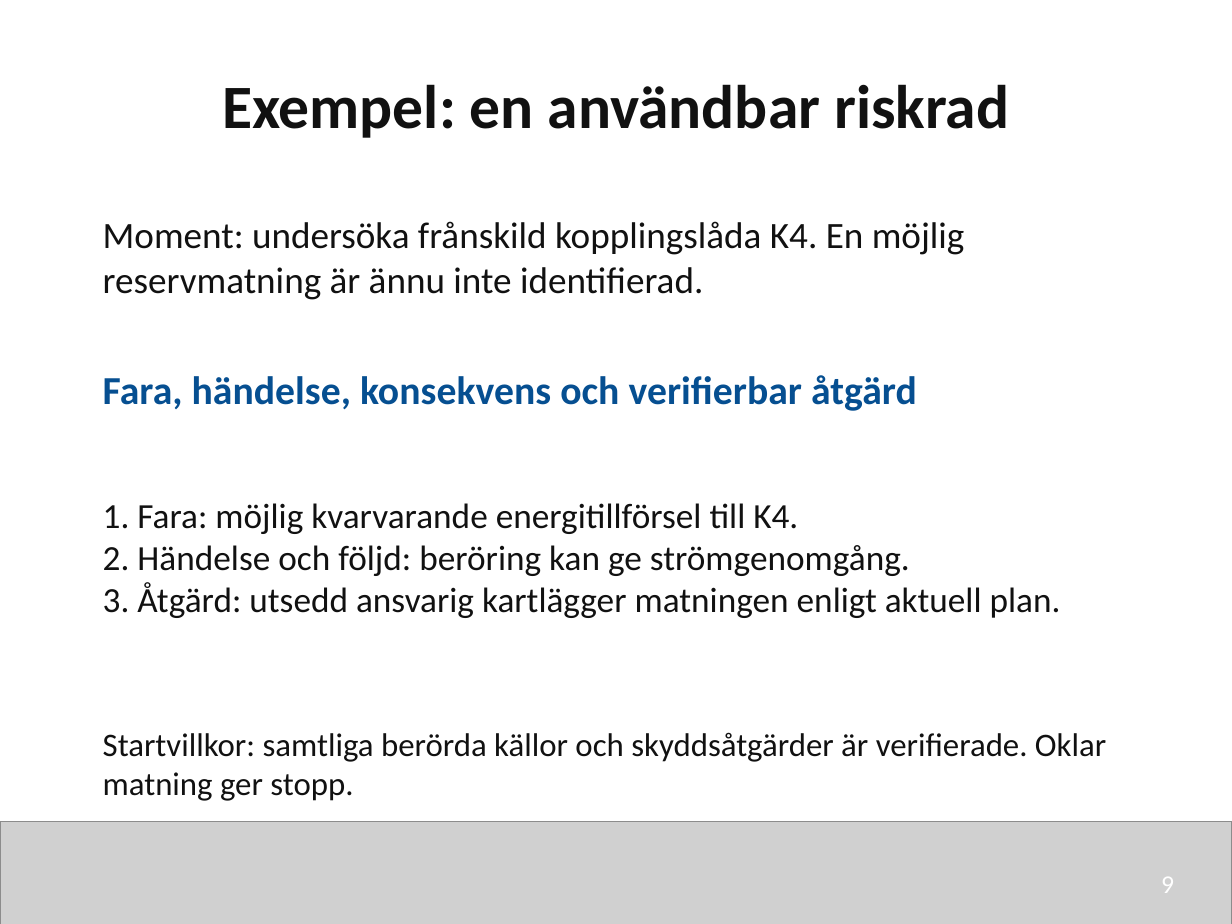
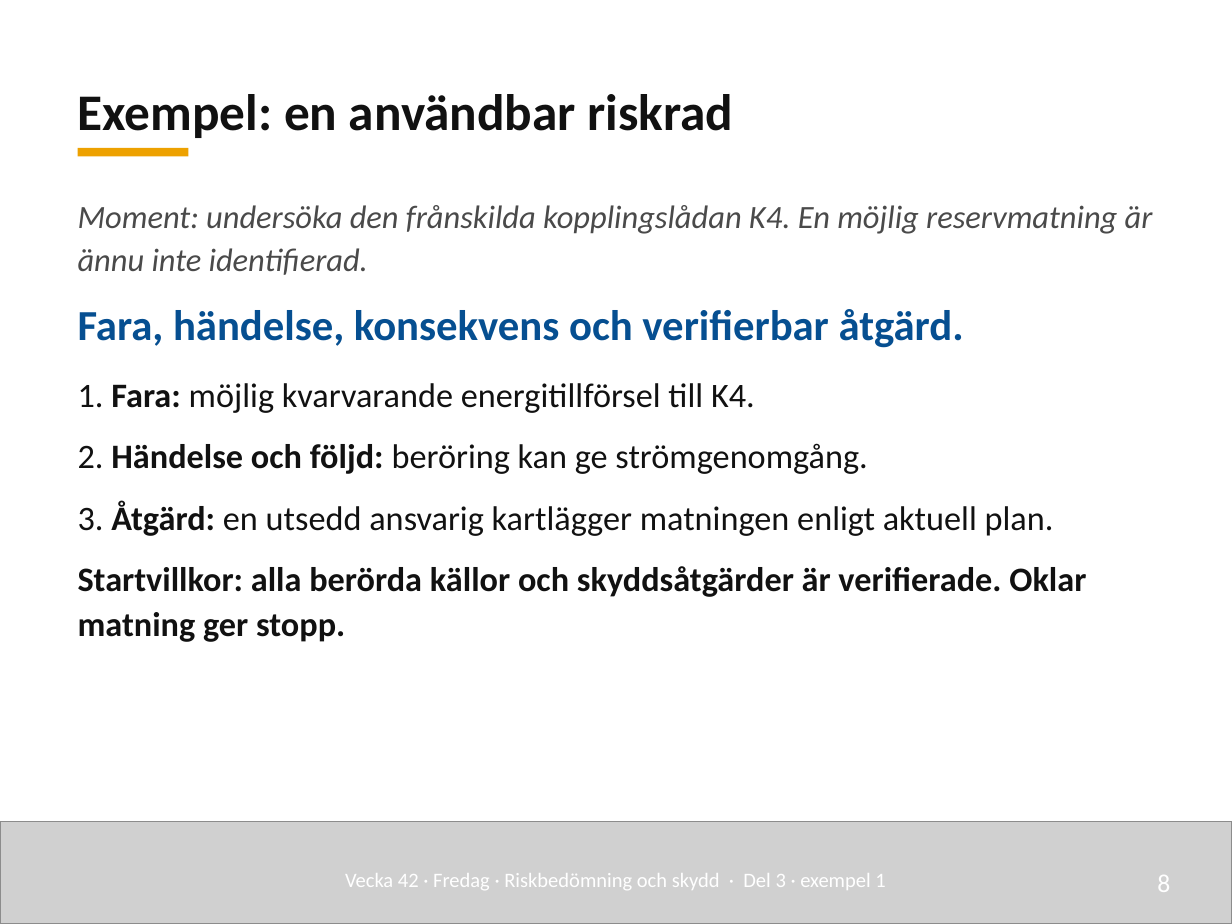
Before and after one commit to nj22az/nj22az.github.io, a slide deck: slide 8 of sjoskolan/vecka-42/aktuell/v42_03_Riskbedomning_och_skydd_elev.pptx (slide 9 before the commit). Drawn at 1232x924 pixels with LibreOffice and Linux fonts; fonts in the diff are those of the drawing; grey boxes stand for pictures. Boxes give left, top, right and bottom in pixels: in the first picture for what was removed or moved away, otherwise in the second. Text is boxed around its words. In the diff, an @@ line names an element or a change of style, - is before the commit and + after.

```diff
--- a/sjoskolan/vecka-42/aktuell/v42_03_Riskbedomning_och_skydd_elev.pptx
+++ b/sjoskolan/vecka-42/aktuell/v42_03_Riskbedomning_och_skydd_elev.pptx
@@ text "Exempel: en användbar riskrad": place and size @@
-text "Exempel: en användbar riskrad" at <box>222,84,1009,138</box>
+text "Exempel: en användbar riskrad" at <box>78,94,734,138</box>
@@ text "Exempel: en användbar riskrad" at <box>78,94,734,138</box>: size 36 to 30 pt; alignment centre to left; line spacing 1 to 1.08; vertical alignment top to bottom @@
@@ rectangle added at <box>78,148,188,156</box>, fill #EDA100 @@
@@ text "Moment: undersöka den frånskilda kopplingslådan ...": place and size @@
-text "Moment: undersöka den frånskilda kopplingslådan ..." at <box>103,503,1061,618</box>
+text "Moment: undersöka den frånskilda kopplingslådan ..." at <box>78,205,1153,642</box>
@@ text at <box>78,205,1153,348</box>: paragraphs added @@
+Moment: undersöka den frånskilda kopplingslådan K4. En möjlig reservmatning är ännu inte identifierad.
+Fara, händelse, konsekvens och verifierbar åtgärd.
@@ text removed at <box>103,221,965,300</box> @@
-Moment: undersöka frånskild kopplingslåda K4. En möjlig reservmatning är ännu inte identifierad.
@@ text at <box>78,383,867,474</box>: size 20.6 to 20 pt in "1. Fara: möjlig kvarvarande energitillförsel till K4.", "2. Händelse och följd: beröring kan ge ..."; bold on in "Fara:", "Händelse och följd:"; line spacing 1 to 1.08; more space between paragraphs @@
@@ text removed at <box>103,375,917,411</box> @@
-Fara, händelse, konsekvens och verifierbar åtgärd
@@ text at <box>78,502,1086,642</box>: text changed; size 20.6 to 20 pt; bold on @@
-3. Åtgärd: utsedd ansvarig kartlägger matningen enligt aktuell plan.
+3. Åtgärd: en utsedd ansvarig kartlägger matningen enligt aktuell plan.
+Startvillkor: alla berörda källor och skyddsåtgärder är verifierade. Oklar matning ger stopp.
@@ text removed at <box>103,732,1106,801</box> @@
-Startvillkor: samtliga berörda källor och skyddsåtgärder är verifierade. Oklar matning ger stopp.
@@ text added at <box>345,873,885,890</box>, 12 pt, text #FFFFFF @@
+Vecka 42 · Fredag · Riskbedömning och skydd · Del 3 · exempel 1
@@ text added at <box>1157,875,1170,892</box>, 15 pt, text #FFFFFF @@
+8
@@ text removed at <box>1161,877,1174,893</box> @@
-9
```
Also in this commit, not shown: 9 other slides changed, 11 slides added, 26 slides removed, 49 other files.
